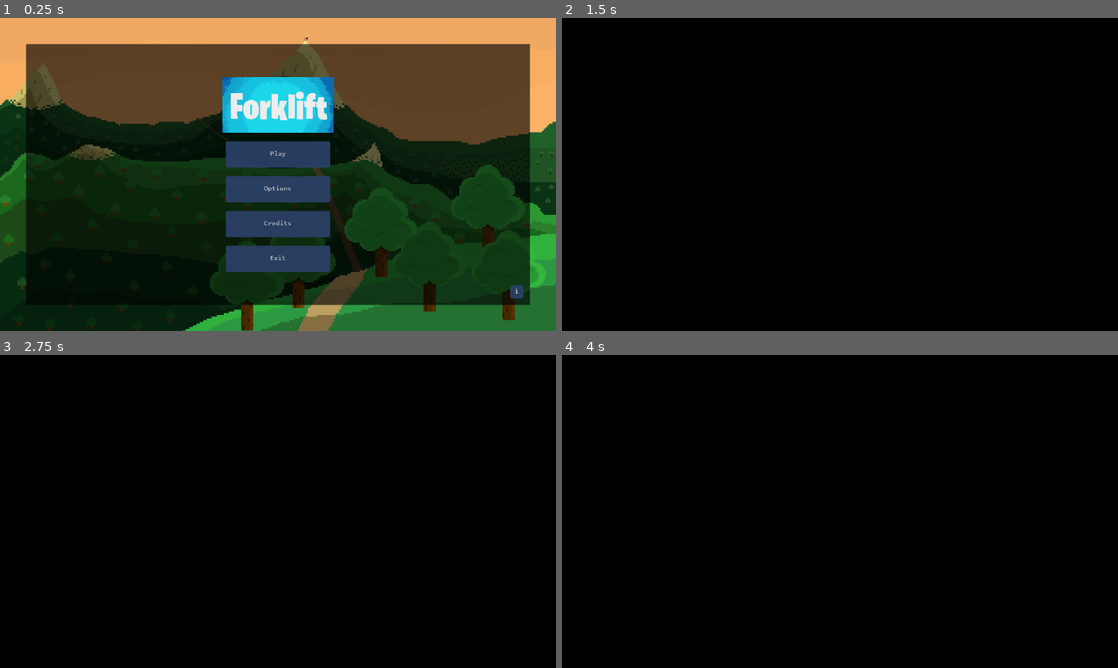
Above: before the commit, frames 1-4 (two rows, left to right).
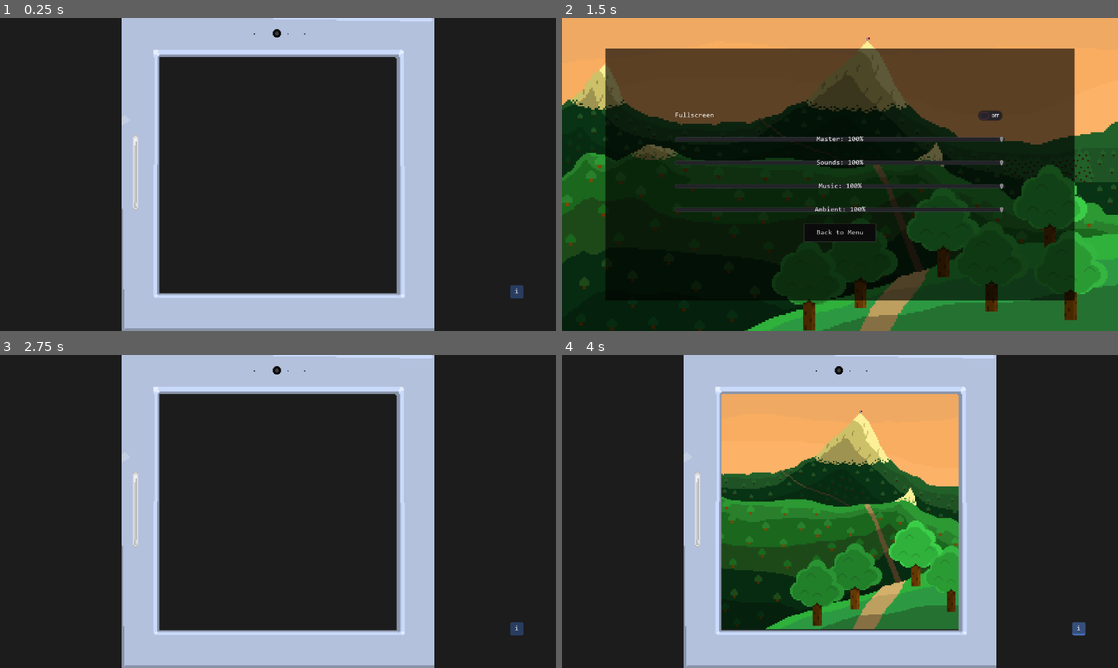
Above: after the commit, the same moments.

Repository: eisclimber/my-first-game-jam-summer-2021
Game: Godot game, scene res://scenes/screens/MainMenuScreen.tscn
The game is run twice, just before and just after one commit, with the same random seed, the same clock (stepped at 60 frames per second) and the same inputs. Sound files missing from this copy of the repository are replaced by a short silence.
Inputs (mouse positions are in pixels of both pictures, inside the frame that each line leads up to):
- Up to frame 1 (0.25 s): no input
- Up to frame 2 (1.5 s): click (840, 155) at 0.5 s, where only the run before the commit has a clickable "Play"; click (840, 174) at 1.25 s, where only the run after the commit has a clickable "Play"
- Up to frame 3 (2.75 s): click (278, 570) at 2 s, where only the run after the commit has a clickable "Back to Menu"
- Up to frame 4 (4 s): click (1079, 630) at 2.75 s, where only the run after the commit has a clickable "i"; click (840, 539) at 3.5 s, where only the run after the commit has a clickable "OK"

The runs differ from the first frame. In frame 1, 78% of the frame differs, in the area x 0-100%, y 0-100%; in frame 2, 88%; in frame 3, 100%; in frame 4, 100%.

Commit message:
Added animation to title screen

Diff:
--- a/PlainProject/scenes/screens/MainMenuScreen.gd
+++ b/PlainProject/scenes/screens/MainMenuScreen.gd
@@ -1,5 +1,25 @@
 extends Control
 
+func _ready():
+	start_animation()
+
+func start_animation():
+	var screen = $Margin
+	var tween = $Tween
+
+	yield(get_tree().create_timer(1), "timeout")
+
+	screen.rect_pivot_offset = screen.rect_size / 2
+	screen.rect_scale = Vector2(0, 0)
+	screen.show()
+
+	tween.interpolate_property(
+		screen, "rect_scale",
+		Vector2(0, 0), Vector2(1, 1), 1,
+		Tween.TRANS_ELASTIC, Tween.EASE_IN_OUT
+	)
+	tween.start()
+	#yield(get_tree().create_timer(1), "timeout")
 
 func _on_PlayButton_pressed():
 	var _error = get_tree().change_scene(ScenePaths.INTRO_SCENE)
--- a/PlainProject/scenes/screens/MainMenuScreen.tscn
+++ b/PlainProject/scenes/screens/MainMenuScreen.tscn
@@ -1,10 +1,52 @@
-[gd_scene load_steps=8 format=2]
+[gd_scene load_steps=14 format=2]
 
 [ext_resource path="res://scenes/ui/ui_elements/button/GameButton.tscn" type="PackedScene" id=1]
 [ext_resource path="res://scenes/screens/MainMenuScreen.gd" type="Script" id=2]
 [ext_resource path="res://resources/themes/taskbar_theme.tres" type="Theme" id=3]
 [ext_resource path="res://resources/sprites/desktop/Desktop1.png" type="Texture" id=4]
 [ext_resource path="res://resources/images/forkilft-banner.png" type="Texture" id=5]
+[ext_resource path="res://resources/images/pc_protection_decoration.png" type="Texture" id=6]
+[ext_resource path="res://resources/images/pc_decoration.png" type="Texture" id=7]
+[ext_resource path="res://resources/images/pc_webcam_decoration.png" type="Texture" id=8]
+[ext_resource path="res://resources/images/grid-screen.png" type="Texture" id=9]
+
+[sub_resource type="Shader" id=3]
+code = "shader_type canvas_item;
+
+uniform sampler2D samp;
+uniform float lineIntensity = 1.0f;
+uniform float lineWidth = 0.4f;
+uniform float frequency = 2f;
+
+void fragment() {
+  vec4 color = vec4(1);
+  vec2 uv = UV;
+  float cosTime = cos(TIME * frequency);
+  // movement of texture
+  uv += TIME;
+  // draw line given its width
+  // smoothstep returns a gradient between arg1 and agr2,
+  // 	returns 0 if arg3 < arg1
+  //	returns gradient if arg3 >= arg1 and arg3 <= arg2
+  // 	returns 1 if arg3 > arg2
+  color.rgb = vec3(smoothstep(lineWidth + cosTime, cosTime, UV.x));
+  color.rgb *= vec3(smoothstep(cosTime, lineWidth + cosTime, UV.x));
+
+  // add texture to the line
+  color *= texture(samp, uv);
+  color.a = color.r * color.a;
+  // remove green and blue
+  //color.r = color.b = 0f;
+  // add brightness to line
+  COLOR = vec4(vec3(color.rgb * lineIntensity), color.a);
+}"
+
+[sub_resource type="ShaderMaterial" id=4]
+shader = SubResource( 3 )
+shader_param/lineIntensity = 75.0
+shader_param/lineWidth = 0.3
+shader_param/frequency = 1.0
+shader_param/samp = ExtResource( 9 )
 
 [sub_resource type="StyleBoxFlat" id=1]
 bg_color = Color( 0.215686, 0.317647, 0.498039, 0.941176 )
@@ -42,47 +84,62 @@
 "_edit_use_anchors_": false
 }
 
-[node name="Background" type="TextureRect" parent="."]
-anchor_right = 1.0
-anchor_bottom = 1.0
+[node name="Background black" type="ColorRect" parent="."]
+anchor_right = 1.0
+anchor_bottom = 1.0
+color = Color( 0, 0, 0, 0.631373 )
+__meta__ = {
+"_edit_use_anchors_": false
+}
+
+[node name="Margin" type="MarginContainer" parent="."]
+visible = false
+anchor_left = 0.286
+anchor_top = 0.121
+anchor_right = 0.715
+anchor_bottom = 0.879
+margin_left = -0.0800171
+margin_top = -0.120003
+margin_right = -0.200073
+__meta__ = {
+"_edit_use_anchors_": false
+}
+
+[node name="Background PC" type="TextureRect" parent="Margin"]
+margin_right = 549.0
+margin_bottom = 545.0
 texture = ExtResource( 4 )
 stretch_mode = 7
 __meta__ = {
 "_edit_use_anchors_": false
 }
 
-[node name="Margin" type="MarginContainer" parent="."]
-anchor_right = 1.0
-anchor_bottom = 1.0
+[node name="ColorRect" type="ColorRect" parent="Margin"]
+margin_right = 549.0
+margin_bottom = 545.0
+color = Color( 0, 0, 0, 0.631373 )
 __meta__ = {
 "_edit_use_anchors_": false
 }
 
 [node name="Margin" type="MarginContainer" parent="Margin"]
-margin_right = 1280.0
-margin_bottom = 720.0
+margin_right = 549.0
+margin_bottom = 545.0
 custom_constants/margin_right = 60
 custom_constants/margin_top = 60
 custom_constants/margin_left = 60
 custom_constants/margin_bottom = 60
 
-[node name="ColorRect" type="ColorRect" parent="Margin/Margin"]
-margin_left = 60.0
-margin_top = 60.0
-margin_right = 1220.0
-margin_bottom = 660.0
-color = Color( 0, 0, 0, 0.631373 )
-
 [node name="ButtonsVBox" type="VBoxContainer" parent="Margin"]
-margin_right = 1280.0
-margin_bottom = 720.0
+margin_right = 549.0
+margin_bottom = 545.0
 custom_constants/separation = 20
 alignment = 1
 
 [node name="ForkliftLogo" type="TextureRect" parent="Margin/ButtonsVBox"]
-margin_top = 136.0
-margin_right = 1280.0
-margin_bottom = 264.0
+margin_top = 48.0
+margin_right = 549.0
+margin_bottom = 176.0
 rect_min_size = Vector2( 0, 128 )
 texture = ExtResource( 5 )
 stretch_mode = 6
@@ -91,40 +148,91 @@
 }
 
 [node name="PlayButton" parent="Margin/ButtonsVBox" instance=ExtResource( 1 )]
-margin_left = 520.0
-margin_top = 284.0
-margin_right = 760.0
-margin_bottom = 344.0
+margin_left = 154.0
+margin_top = 196.0
+margin_right = 394.0
+margin_bottom = 256.0
 rect_min_size = Vector2( 240, 60 )
 size_flags_horizontal = 4
 text = "Play"
 
 [node name="OptionsButton" parent="Margin/ButtonsVBox" instance=ExtResource( 1 )]
-margin_left = 520.0
-margin_top = 364.0
-margin_right = 760.0
-margin_bottom = 424.0
+margin_left = 154.0
+margin_top = 276.0
+margin_right = 394.0
+margin_bottom = 336.0
 rect_min_size = Vector2( 240, 60 )
 size_flags_horizontal = 4
 text = "Options"
 
 [node name="CreditsButton" parent="Margin/ButtonsVBox" instance=ExtResource( 1 )]
-margin_left = 520.0
-margin_top = 444.0
-margin_right = 760.0
-margin_bottom = 504.0
+margin_left = 154.0
+margin_top = 356.0
+margin_right = 394.0
+margin_bottom = 416.0
 rect_min_size = Vector2( 240, 60 )
 size_flags_horizontal = 4
 text = "Credits"
 
 [node name="ExitButton" parent="Margin/ButtonsVBox" instance=ExtResource( 1 )]
-margin_left = 520.0
-margin_top = 524.0
-margin_right = 760.0
-margin_bottom = 584.0
+margin_left = 154.0
+margin_top = 436.0
+margin_right = 394.0
+margin_bottom = 496.0
 rect_min_size = Vector2( 240, 60 )
 size_flags_horizontal = 4
 text = "Exit"
+
+[node name="ScreenEffect" type="TextureRect" parent="Margin"]
+material = SubResource( 4 )
+margin_right = 549.0
+margin_bottom = 545.0
+mouse_filter = 2
+texture = ExtResource( 4 )
+stretch_mode = 7
+__meta__ = {
+"_edit_use_anchors_": false
+}
+
+[node name="Foreground PC" type="TextureRect" parent="."]
+anchor_right = 1.0
+anchor_bottom = 1.0
+mouse_filter = 2
+texture = ExtResource( 7 )
+stretch_mode = 6
+__meta__ = {
+"_edit_use_anchors_": false
+}
+
+[node name="PC Decoration" type="TextureRect" parent="Foreground PC"]
+anchor_left = 0.437
+anchor_top = 0.001
+anchor_right = 0.558
+anchor_bottom = 0.097
+margin_left = 0.421753
+margin_top = 0.28
+margin_right = 0.541687
+margin_bottom = 0.159996
+mouse_filter = 2
+texture = ExtResource( 8 )
+stretch_mode = 7
+__meta__ = {
+"_edit_use_anchors_": false
+}
+
+[node name="PC Decoration2" type="TextureRect" parent="Foreground PC"]
+anchor_left = 0.219
+anchor_top = 0.355
+anchor_right = 0.269
+anchor_bottom = 0.628
+margin_right = -0.320038
+margin_bottom = -0.160004
+mouse_filter = 2
+texture = ExtResource( 6 )
+stretch_mode = 7
+__meta__ = {
+"_edit_use_anchors_": false
+}
 
 [node name="Margin2" type="MarginContainer" parent="."]
 margin_left = 1180.0
@@ -181,6 +289,8 @@
 "_edit_use_anchors_": false
 }
 
+[node name="Tween" type="Tween" parent="."]
+
 [connection signal="pressed" from="Margin/ButtonsVBox/PlayButton" to="." method="_on_PlayButton_pressed"]
 [connection signal="pressed" from="Margin/ButtonsVBox/OptionsButton" to="." method="_on_OptionsButton_pressed"]
 [connection signal="pressed" from="Margin/ButtonsVBox/CreditsButton" to="." method="_on_CreditsButton_pressed"]
Binary file added: PlainProject/resources/images/grid-screen.png
Not shown, added: PlainProject/resources/images/grid-screen.png.import
Binary file added: PlainProject/resources/images/pc_decoration.png
Not shown, added: PlainProject/resources/images/pc_decoration.png.import
Binary file added: PlainProject/resources/images/pc_protection_decoration.png
Not shown, added: PlainProject/resources/images/pc_protection_decoration.png.import
Binary file added: PlainProject/resources/images/pc_webcam_decoration.png
Not shown, added: PlainProject/resources/images/pc_webcam_decoration.png.import
